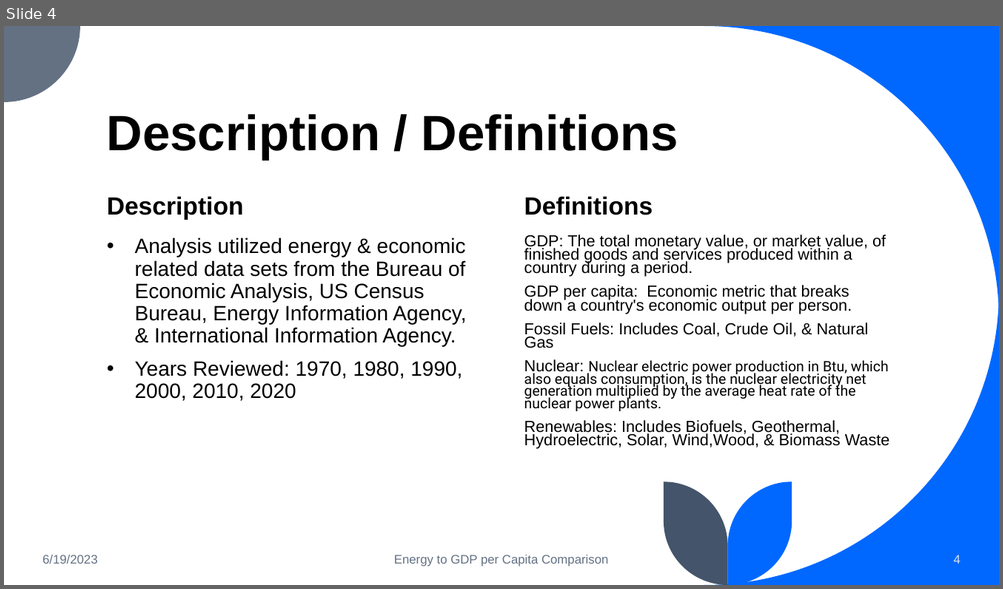
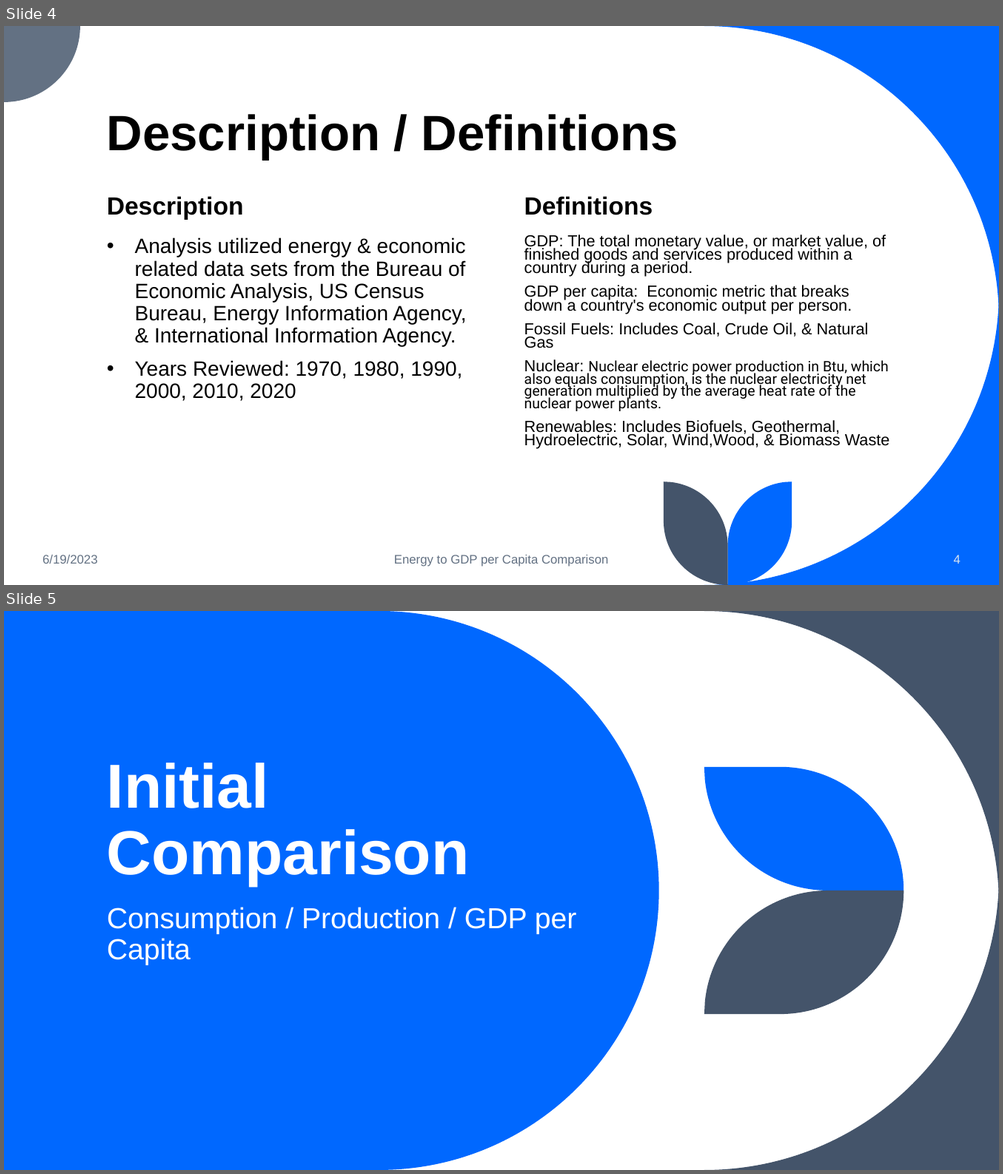
Before and after one commit to lawrence-haggerty/haggerty_energy_gdp_capstone, a slide deck: presentation/haggerty_energy_gdp_1.pptx. Shown one above the other, each under a label of ours: slide 4 before the commit, slides 4 and 5 after it. The pictures are 1003x589 and 1003x1174 pixels, drawn with LibreOffice and Linux fonts; fonts in the diff are those of the drawing. Boxes give left, top, right and bottom in pixels: in the first picture for what was removed or moved away, otherwise in the second. Text is boxed around its words. In the diff, an @@ line names an element or a change of style, - is before the commit and + after.

```diff
--- a/presentation/haggerty_energy_gdp_1.pptx
+++ b/presentation/haggerty_energy_gdp_1.pptx
@@ slide 5 added at box(4, 611, 999, 1170), background #FFFFFF @@
@@ freeform shape added at box(4, 611, 659, 1170), fill #0068FF @@
@@ freeform shape added at box(704, 611, 999, 906), fill #44546A @@
@@ title added at box(107, 763, 469, 886), 60 pt, text #FFFFFF, bold @@
+Initial Comparison
@@ freeform shape added at box(704, 767, 903, 891), fill #0068FF @@
@@ freeform shape added at box(704, 876, 999, 1170), fill #44546A @@
@@ freeform shape added at box(704, 891, 903, 1014), fill #44546A @@
@@ subtitle added at box(107, 907, 577, 965), 28 pt, text #FFFFFF @@
+Consumption / Production / GDP per Capita
```
Also in this commit, not shown: 13 slides changed, 4 other slides added, 39 slides removed, 1 other file.
